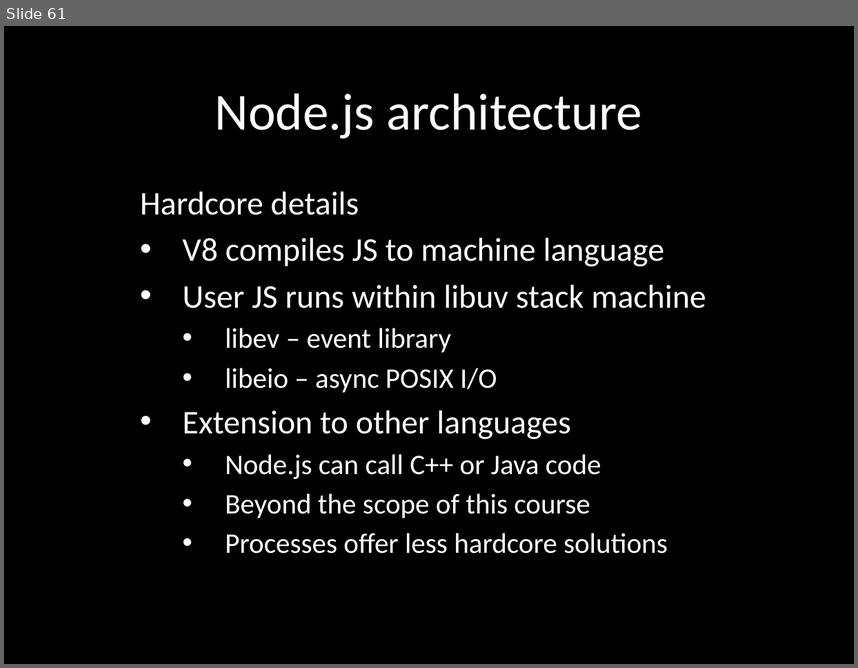
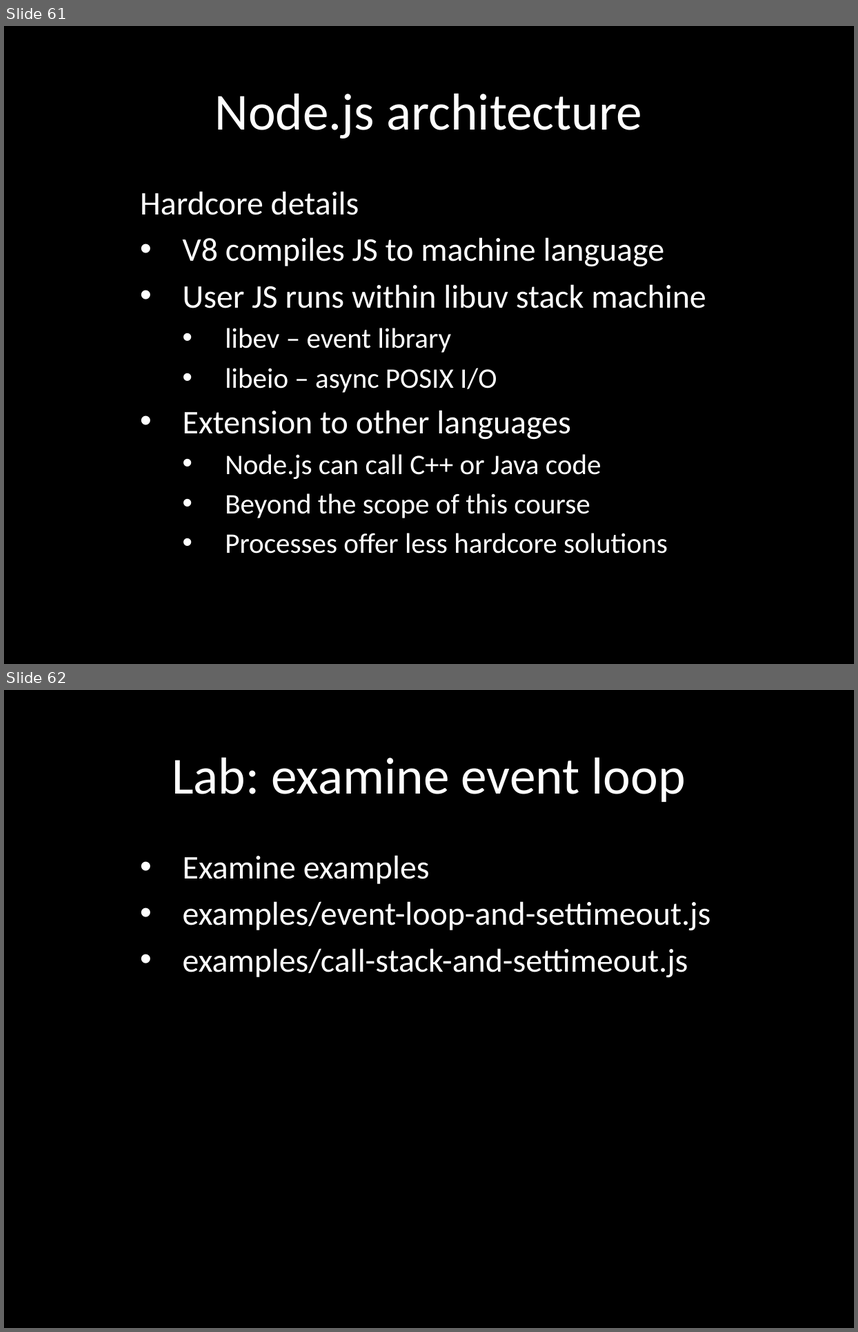
Before and after one commit to eliasjames/training-node, a slide deck: slides/Node Slides Day 1.pptx. Shown one above the other, each under a label of ours: slide 61 before the commit, slides 61 and 62 after it. The pictures are 858x668 and 858x1332 pixels, drawn with LibreOffice and Linux fonts; fonts in the diff are those of the drawing. Boxes give left, top, right and bottom in pixels: in the first picture for what was removed or moved away, otherwise in the second. Text is boxed around its words. In the diff, an @@ line names an element or a change of style, - is before the commit and + after.

```diff
--- a/slides/Node Slides Day 1.pptx
+++ b/slides/Node Slides Day 1.pptx
@@ slide 62 added at (4,690,854,1328), background #000000 @@
@@ title added at (172,757,686,802), 44 pt, text #FFFFFF @@
+Lab: examine event loop
@@ subtitle added at (183,855,711,978), 28 pt, text #FFFFFF @@
+  • Examine examples
+  • examples/event-loop-and-settimeout.js
+  • examples/call-stack-and-settimeout.js
```
Also in this commit, not shown: 3 slides changed.
